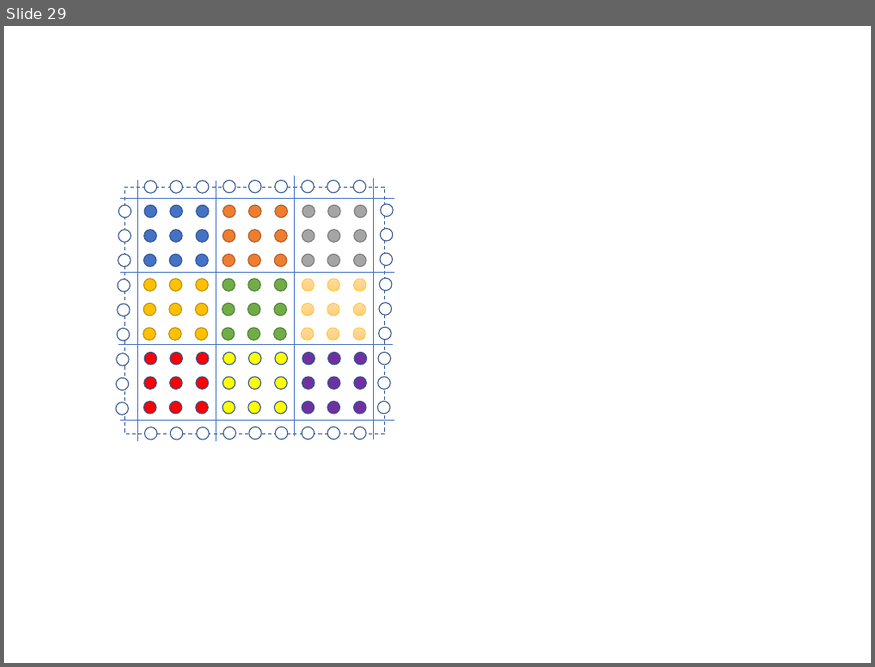
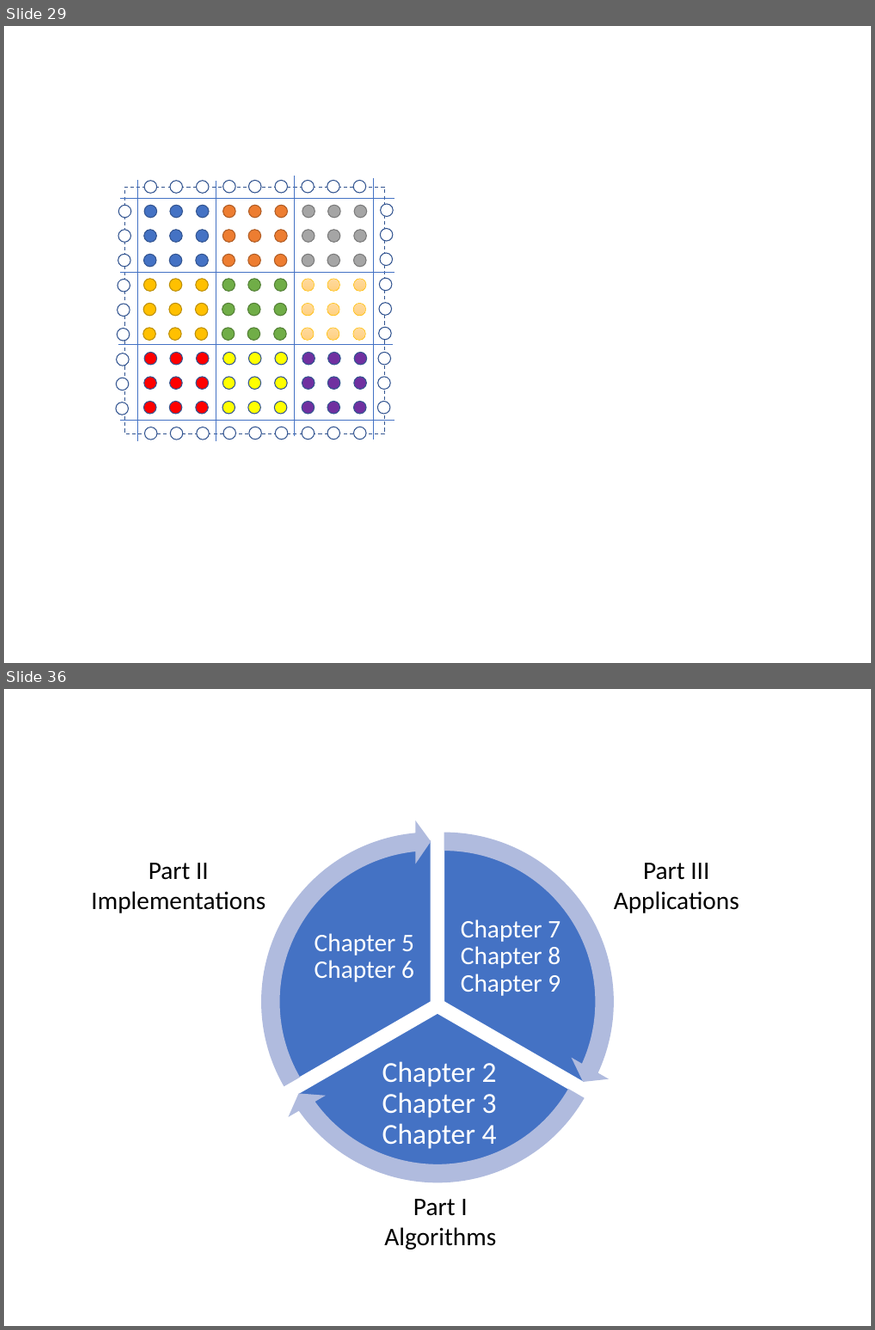
Before and after one commit to ADCMEMarket/ADCMEImages, a slide deck: Slides/figures.pptx. Shown one above the other, each under a label of ours: slide 29 before the commit, slides 29 and 36 after it; the slides between them are not shown. The pictures are 875x667 and 875x1330 pixels, drawn with LibreOffice and Linux fonts; fonts in the diff are those of the drawing. Boxes give left, top, right and bottom in pixels: in the first picture for what was removed or moved away, otherwise in the second. Text is boxed around its words. In the diff, an @@ line names an element or a change of style, - is before the commit and + after.

```diff
--- a/Slides/figures.pptx
+++ b/Slides/figures.pptx
@@ slide 36 added at [4,689,871,1326], background #FFFFFF @@
@@ group added at [249,820,626,1195]: 3 pie slice (boxed as its full ellipse)s, 3 texts, 3 circular arrows @@
+Chapter 7
+Chapter 8 Chapter 9
+Chapter 2
+Chapter 3
+Chapter 4
+Chapter 5
+Chapter 6
@@ text added at [91,863,265,913], 28 pt, text #000000 @@
+Part II
+Implementations
@@ text added at [614,863,739,913], 28 pt, text #000000 @@
+Part III
+Applications
@@ text added at [384,1199,496,1250], 28 pt, text #000000 @@
+Part I
+Algorithms
```
Also in this commit, not shown: 7 other slides added, 1 other file.
